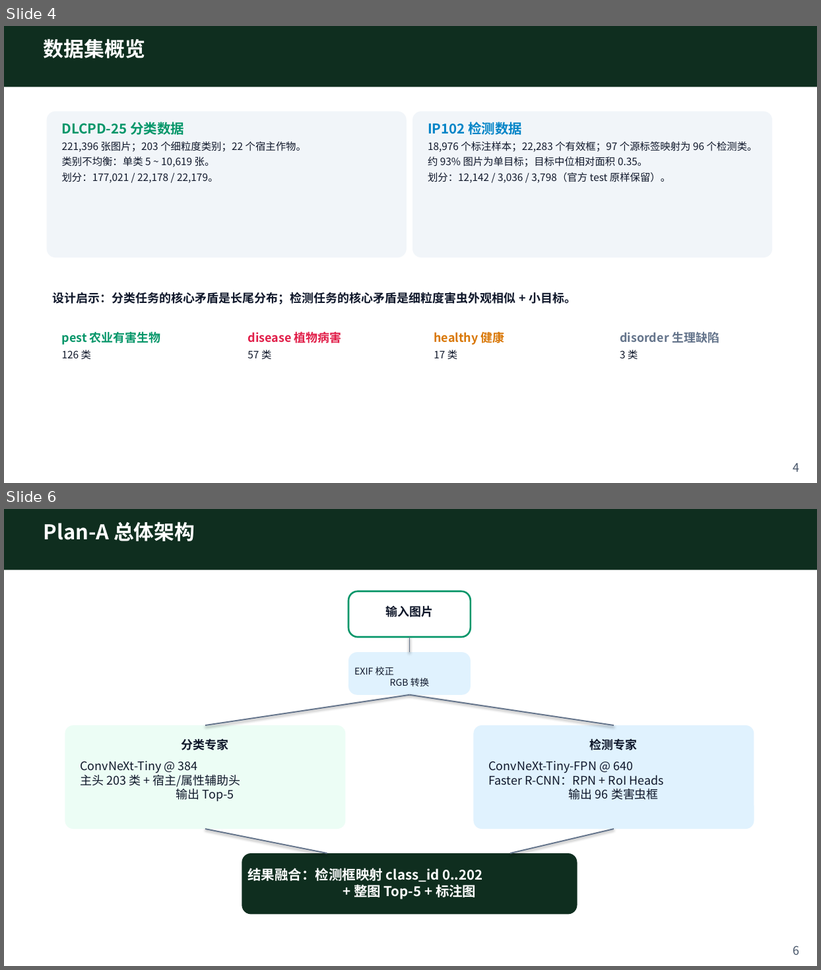
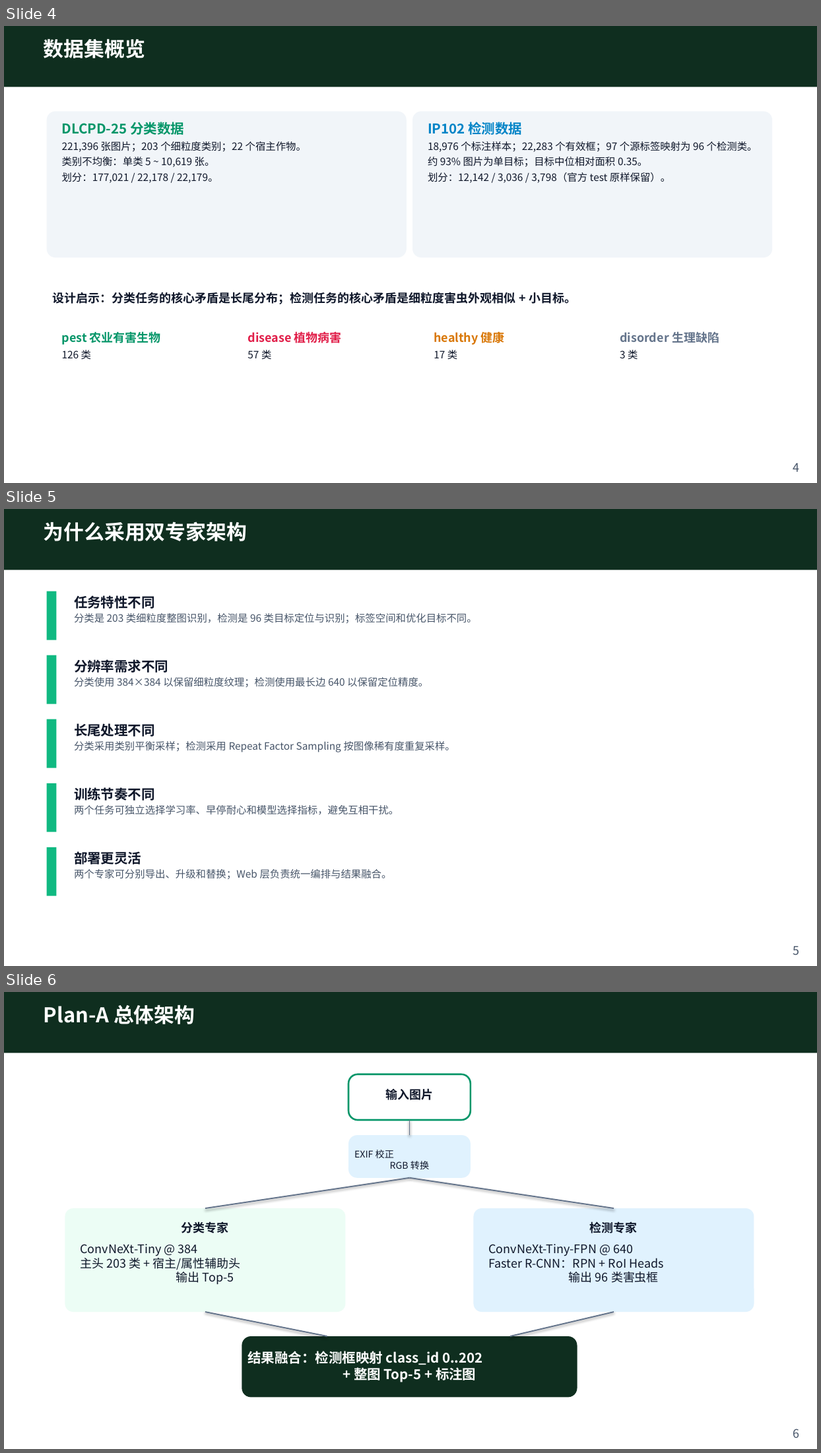
Before and after one commit to kfzeng1/DLCPD-25, a slide deck: docs/presentations/plan-a-model-architecture.pptx. Shown one above the other, each under a label of ours: slides 4 and 6 before the commit, slides 4, 5 and 6 after it; the slides between them are not shown. The pictures are 821x970 and 821x1453 pixels, drawn with LibreOffice and Linux fonts; fonts in the diff are those of the drawing. Boxes give left, top, right and bottom in pixels: in the first picture for what was removed or moved away, otherwise in the second. Text is boxed around its words. In the diff, an @@ line names an element or a change of style, - is before the commit and + after.

```diff
--- a/docs/presentations/plan-a-model-architecture.pptx
+++ b/docs/presentations/plan-a-model-architecture.pptx
@@ slide 5 added at (x1=4, y1=509, x2=817, y2=966), background #FFFFFF @@
@@ rectangle added at (x1=4, y1=509, x2=817, y2=570), fill #0F2E1F @@
@@ text added at (x1=44, y1=522, x2=247, y2=541), 24 pt, text #FFFFFF, bold @@
+为什么采用双专家架构
@@ rectangle added at (x1=47, y1=591, x2=56, y2=640), fill #10B981 @@
@@ text added at (x1=74, y1=595, x2=477, y2=624), 12 pt, text #475569 @@
+任务特性不同
+分类是 203 类细粒度整图识别，检测是 96 类目标定位与识别；标签空间和优化目标不同。
@@ rectangle added at (x1=47, y1=656, x2=56, y2=704), fill #10B981 @@
@@ text added at (x1=74, y1=659, x2=428, y2=687), 12 pt, text #475569 @@
+分辨率需求不同
+分类使用 384×384 以保留细粒度纹理；检测使用最长边 640 以保留定位精度。
@@ rectangle added at (x1=47, y1=720, x2=56, y2=768), fill #10B981 @@
@@ text added at (x1=74, y1=723, x2=455, y2=753), 12 pt, text #475569 @@
+长尾处理不同
+分类采用类别平衡采样；检测采用 Repeat Factor Sampling 按图像稀有度重复采样。
@@ rectangle added at (x1=47, y1=784, x2=56, y2=832), fill #10B981 @@
@@ text added at (x1=74, y1=788, x2=399, y2=815), 12 pt, text #475569 @@
+训练节奏不同
+两个任务可独立选择学习率、早停耐心和模型选择指标，避免互相干扰。
@@ rectangle added at (x1=47, y1=848, x2=56, y2=896), fill #10B981 @@
@@ text added at (x1=74, y1=852, x2=392, y2=880), 12 pt, text #475569 @@
+部署更灵活
+两个专家可分别导出、升级和替换；Web 层负责统一编排与结果融合。
@@ text added at (x1=793, y1=947, x2=800, y2=955), 14 pt, text #475569 @@
+5
```
Also in this commit, not shown: 2 slides changed, 1 slide removed, 5 other files.
